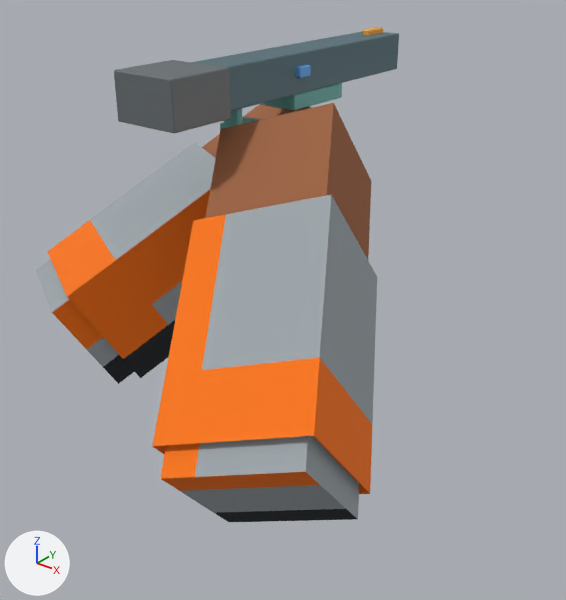
A saved change to the Blender file art/armament/vanilla_first_person_motion.blend.
One viewpoint serves both versions: a 50 mm camera at (0.913, -1.404, 0.452) aimed at (-0.126, -0.106, -0.353). Arrows for +X, +Y and +Z are at lower left; the lights stay in place. The older version comes first.

Before the edit, the objects in view are built like this:
```python
me_cube_005 = bpy.data.meshes.new('Cube.005')
me_cube_005.from_pydata(...)  # 24 vertices, 26 faces; spans x -0.05..0.05, y -0.095..0.095, z -0.018..0.018
me_cube_005.materials.append(mat_gauge_contact)  # cyan #65ada6
ob_gauge_forward_support = bpy.data.objects.new('gauge_forward_support', me_cube_005)
ob_gauge_forward_support.parent = ob_ergonomic_gauge
ob_gauge_forward_support.location = (0.0, 0.19, 0.0025)
ob_presentation_root = bpy.data.objects.new('presentation_root', None)
ob_presentation_root.location = (-0.24, -0.08, 0.075)
ob_vanilla_arm_left = bpy.data.objects.new('vanilla_arm_left', None)
ob_vanilla_arm_left.parent = ob_presentation_root
ob_vanilla_arm_left.location = (0.0147, 0.246, -0.123)
ob_vanilla_arm_left.rotation_euler = (-1.035, 0.0, -0.484)  # degrees (-59, 0, -28)
ob_vanilla_arm_right = bpy.data.objects.new('vanilla_arm_right', None)
ob_vanilla_arm_right.parent = ob_presentation_root
ob_vanilla_arm_right.location = (0.144, -0.0107, -0.0804)
ob_vanilla_arm_right.rotation_euler = (-0.467, 0.908, 1.571)  # degrees (-27, 52, 90)
# also in view: 'vanilla_reference_left_arm' at (-0.375, -0.119, -0.24); 'vanilla_reference_right_sleeve' at (0.073, -0.355, -0.212); 'vanilla_reference_left_sleeve' at (-0.375, -0.119, -0.24); 'vanilla_reference_right_arm' at (0.073, -0.355, -0.212); 'gauge_long_body' at (-0.24, 0.115, 0.14)
```
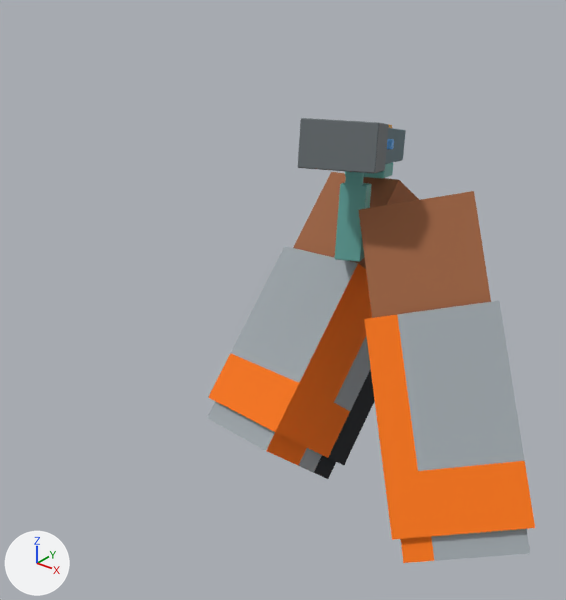
ob_presentation_root is not drawn itself; it is the parent of ob_ergonomic_gauge, ob_vanilla_arm_right, ob_grip_primary, ob_hand_primary, ob_vanilla_arm_left, ob_grip_secondary, ob_hand_secondary.
ob_vanilla_arm_right is not drawn itself; it is the parent of ob_vanilla_reference_right_arm, ob_vanilla_reference_right_sleeve.
ob_vanilla_arm_left is not drawn itself; it is the parent of ob_vanilla_reference_left_arm, ob_vanilla_reference_left_sleeve.

Location of each change, (x1, y1, x2, y2) in pixels of the pictures (566 x 600 px):
'vanilla_reference_right_sleeve', moved, turned: before (153, 195, 377, 494); after (364, 301, 535, 540)
'vanilla_reference_left_sleeve', moved, turned: before (47, 142, 216, 378); after (208, 246, 375, 465)
'vanilla_reference_right_arm', moved, turned: before (160, 103, 371, 522); after (359, 191, 530, 563)
'gauge_rear_support', moved, turned: before (114, 60, 231, 134); after (298, 118, 389, 174)
'vanilla_reference_left_arm', moved, turned: before (36, 104, 312, 384); after (207, 172, 419, 479)
'gauge_long_body', moved, turned: before (191, 31, 399, 111); after (385, 128, 406, 164)
'gauge_primary_handle', moved, turned (mostly hidden before): before (220, 117, 261, 130); after (335, 182, 372, 262)
'gauge_forward_support', moved, turned: before (261, 83, 342, 111); after (345, 163, 393, 178)
'gauge_handle_neck', moved, turned: before (224, 108, 242, 126); after (345, 172, 364, 186)
'gauge_side_axis', moved, turned: before (296, 64, 311, 78); after (387, 139, 394, 149)
'gauge_forward_axis', moved, turned (not visible afterwards): before (363, 27, 383, 35)

The change in detail:
Object 'presentation_root' (ob_presentation_root) moves from (-0.24, -0.08, 0.075) to (-0.09, 0.14, -0.095).
Object 'presentation_root' (ob_presentation_root) turns from (0, 0, 0) to (-14, 0, 24) degrees about x, y and z.
Object 'vanilla_arm_right' (ob_vanilla_arm_right) moves from (0.144, -0.0107, -0.0804) to (0.153, -0.0443, -0.0856).
Object 'vanilla_arm_right' (ob_vanilla_arm_right) turns from (-27, 52, 90) to (-14, 20, 90) degrees about x, y and z.
Object 'vanilla_arm_left' (ob_vanilla_arm_left) moves from (0.0147, 0.246, -0.123) to (0.0486, 0.277, -0.0796).
Object 'vanilla_arm_left' (ob_vanilla_arm_left) turns from (-59, 0, -28) to (-31, 0, -36) degrees about x, y and z.
